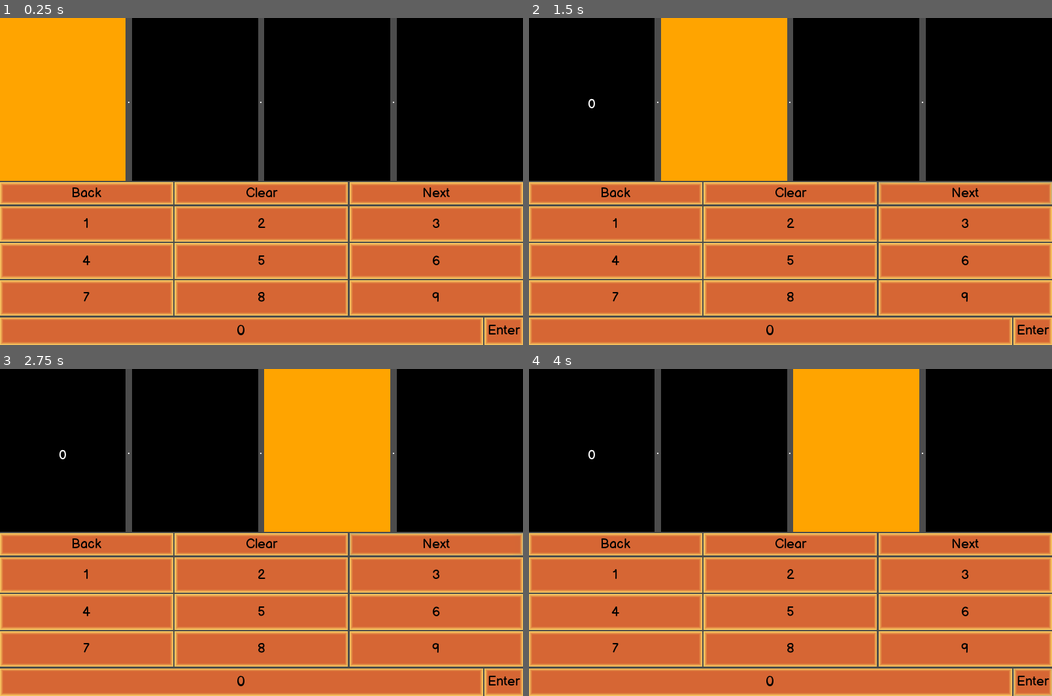
Above: before the commit, frames 1-4 (two rows, left to right).
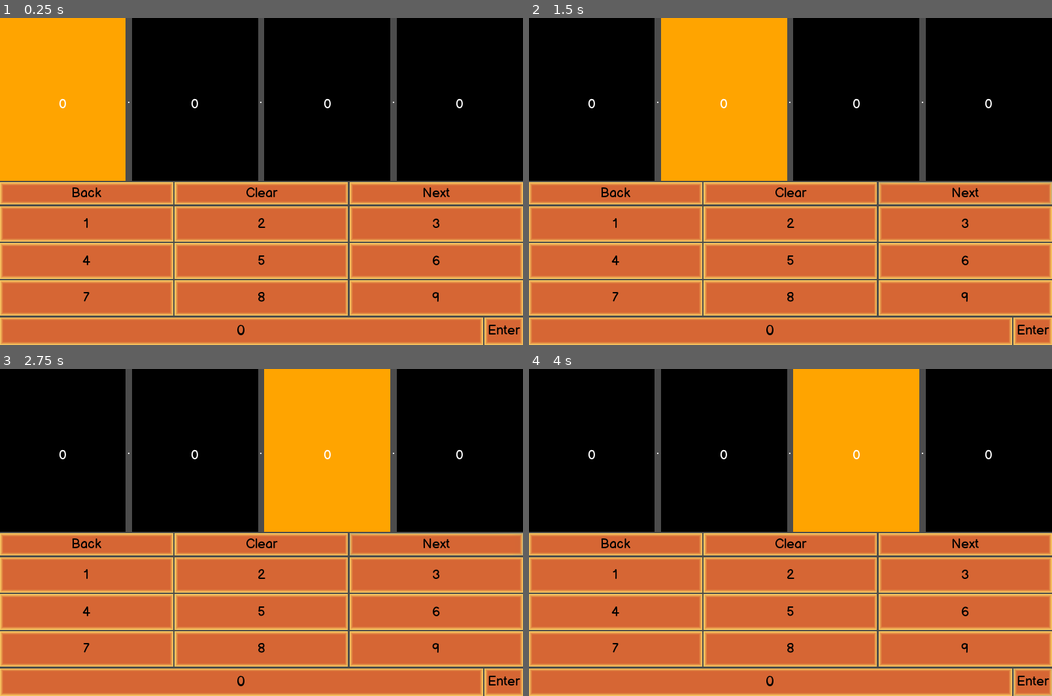
Above: after the commit, the same moments.

Repository: RaccoonHandsProductions/CanningSeason
Game: Godot game, scene res://UI/IPEntryControl.tscn
The game is run twice, just before and just after one commit, with the same random seed, the same clock (stepped at 60 frames per second) and the same inputs. This scene is started directly instead of the project's main scene.
Inputs:
- Up to frame 1 (0.25 s): no input
- Up to frame 2 (1.5 s): click "0" at 0.5 s; click "Next" at 1.25 s
- Up to frame 3 (2.75 s): click "Next" at 2 s
- Up to frame 4 (4 s): click "Enter" at 2.75 s; click "Enter" at 3.5 s

The runs differ from the first frame. In frame 1, less than 0.1% of the frame differs, in the area x 11-89%, y 24-28%; in frame 2, less than 0.1%; in frame 3, less than 0.1%; in frame 4, less than 0.1%.

Commit message:
Added 0 start value

Diff:
--- a/project/UI/IPEntryControl.gd
+++ b/project/UI/IPEntryControl.gd
@@ -22,6 +22,8 @@
 		button.connect("pressed", self, "on_number_Button_pressed",
 			[ int( button.name.substr(5) ) ])
 	back_button.disabled = false
+	for panel in _fields:
+		panel.set_label("0")
 	_change_field_selected(current_field_index)
 
 func validate_octet(oct : String):
